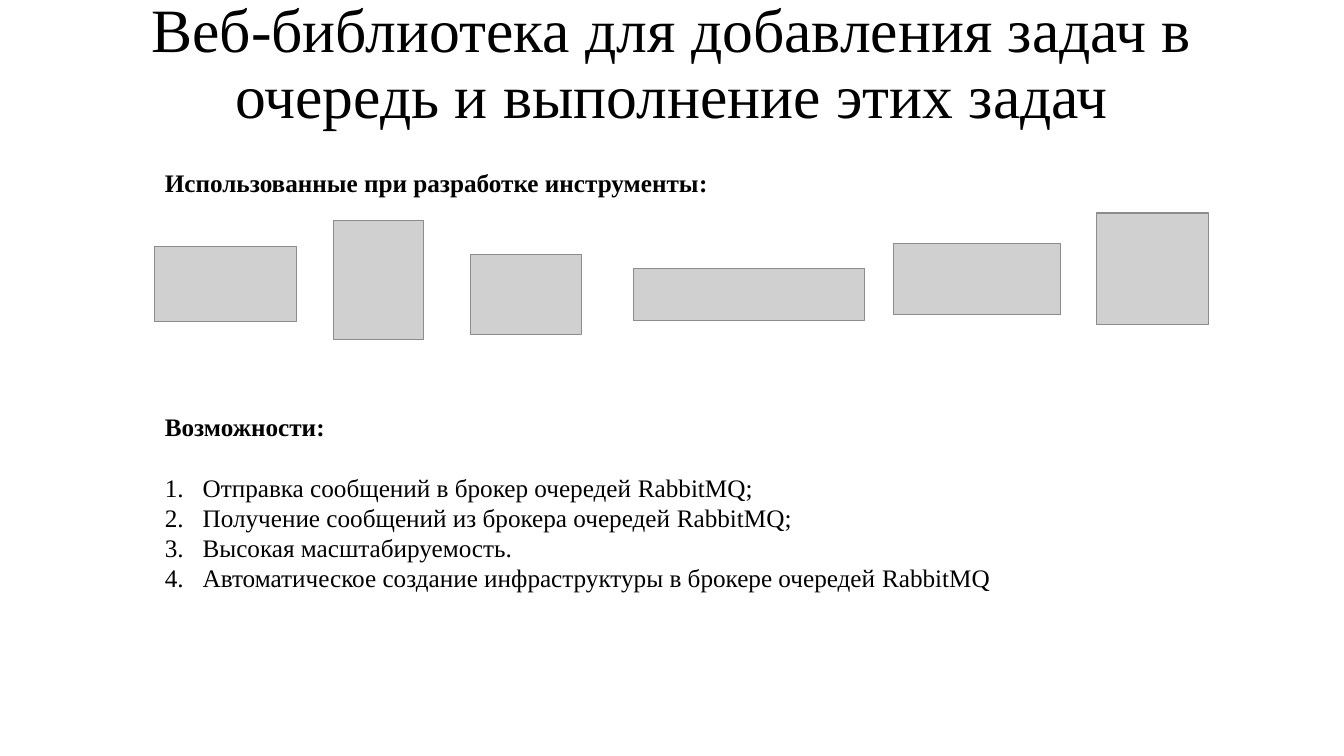
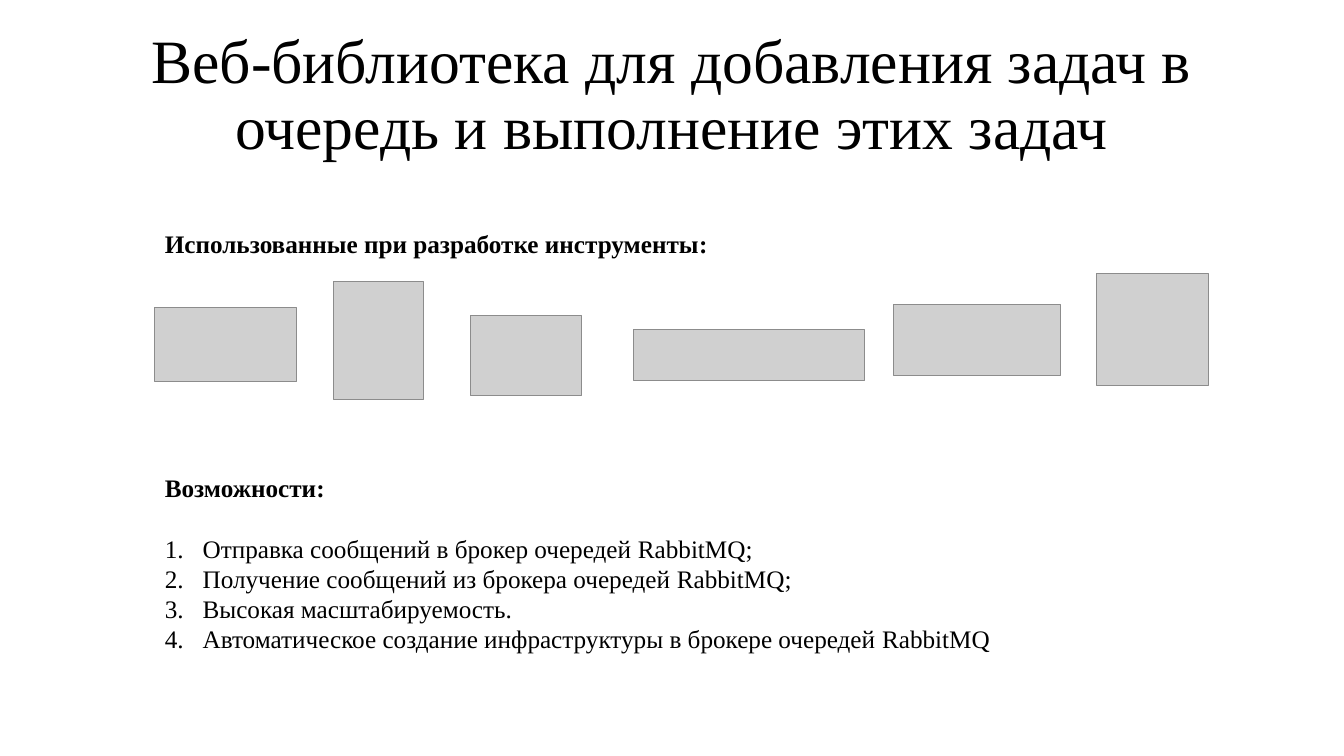
Before and after one commit to IgorTyutyunov/-, a slide deck: slide 9 of Тютюнов.pptx. Drawn at 1344x756 pixels with LibreOffice and Linux fonts; fonts in the diff are those of the drawing; grey boxes stand for pictures. Boxes give left, top, right and bottom in pixels: in the first picture for what was removed or moved away, otherwise in the second. Text is boxed around its words. In the diff, an @@ line names an element or a change of style, - is before the commit and + after.

```diff
--- a/Тютюнов.pptx
+++ b/Тютюнов.pptx
@@ title "Веб-библиотека для добавления задач в ...": place and size @@
-title "Веб-библиотека для добавления задач в ..." at bbox=[151, 8, 1191, 130]
+title "Веб-библиотека для добавления задач в ..." at bbox=[151, 39, 1191, 161]
@@ 6 pictures, 2 texts: place and size @@
-6 pictures, 2 texts at bbox=[155, 174, 1208, 593]
+6 pictures, 2 texts at bbox=[155, 235, 1208, 654]
```
Also in this commit, not shown: 2 other slides changed.
